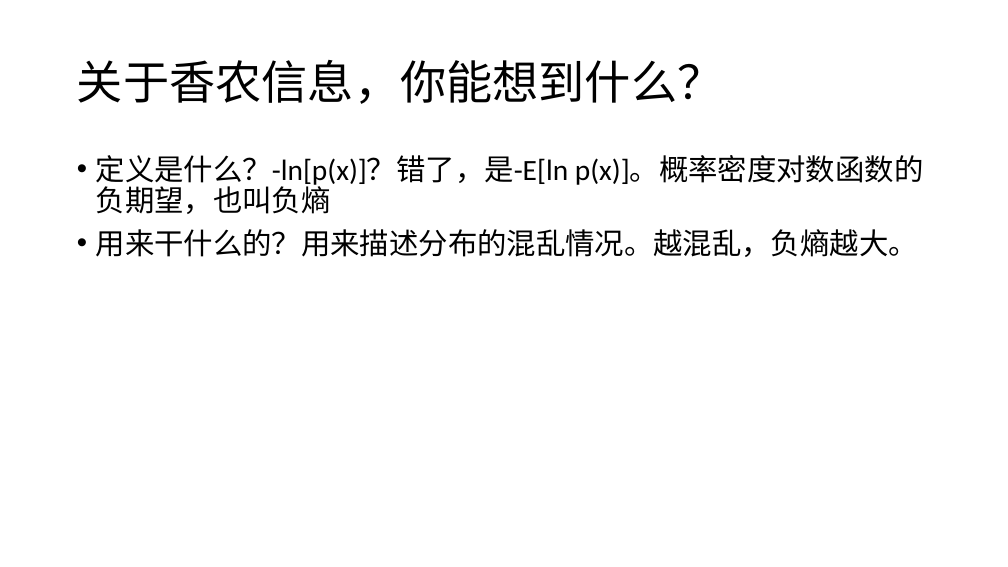
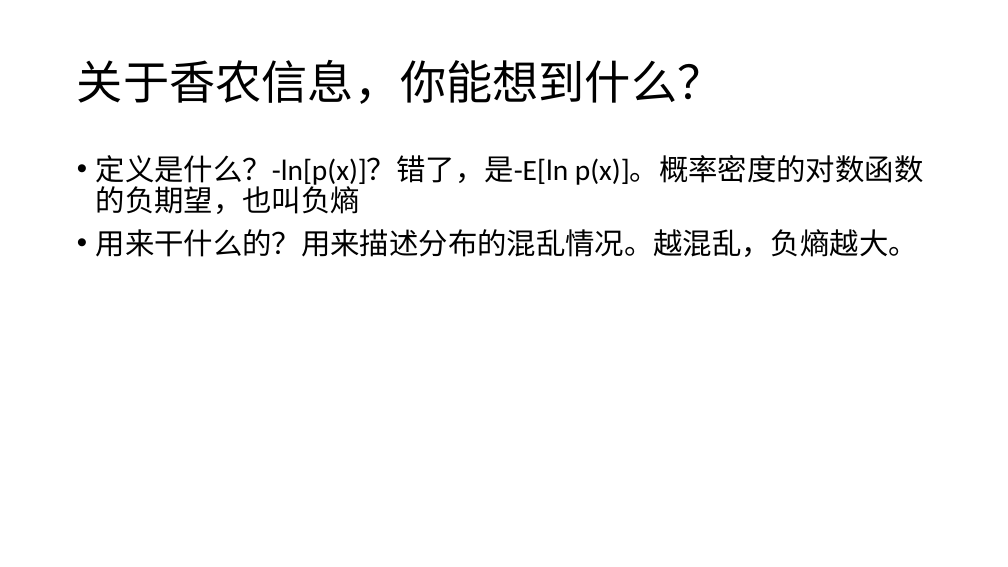
Before and after one commit to CR7dongfeng/State-Estimation, a slide deck: slide 12 of 问题检索清单.pptx (slide 11 before the commit). Drawn at 1008x567 pixels with LibreOffice and Linux fonts; fonts in the diff are those of the drawing. Boxes give left, top, right and bottom in pixels: in the first picture for what was removed or moved away, otherwise in the second. Text is boxed around its words. In the diff, an @@ line names an element or a change of style, - is before the commit and + after.

```diff
--- a/问题检索清单.pptx
+++ b/问题检索清单.pptx
@@ text at <box>96,155,924,214</box>: text changed @@
-• 定义是什么？-ln[p(x)]？错了，是-E[ln p(x)]。概率密度对数函数的负期望，也叫负熵
+• 定义是什么？-ln[p(x)]？错了，是-E[ln p(x)]。概率密度的对数函数的负期望，也叫负熵
```
Also in this commit, not shown: 4 other slides changed, 6 slides added.
